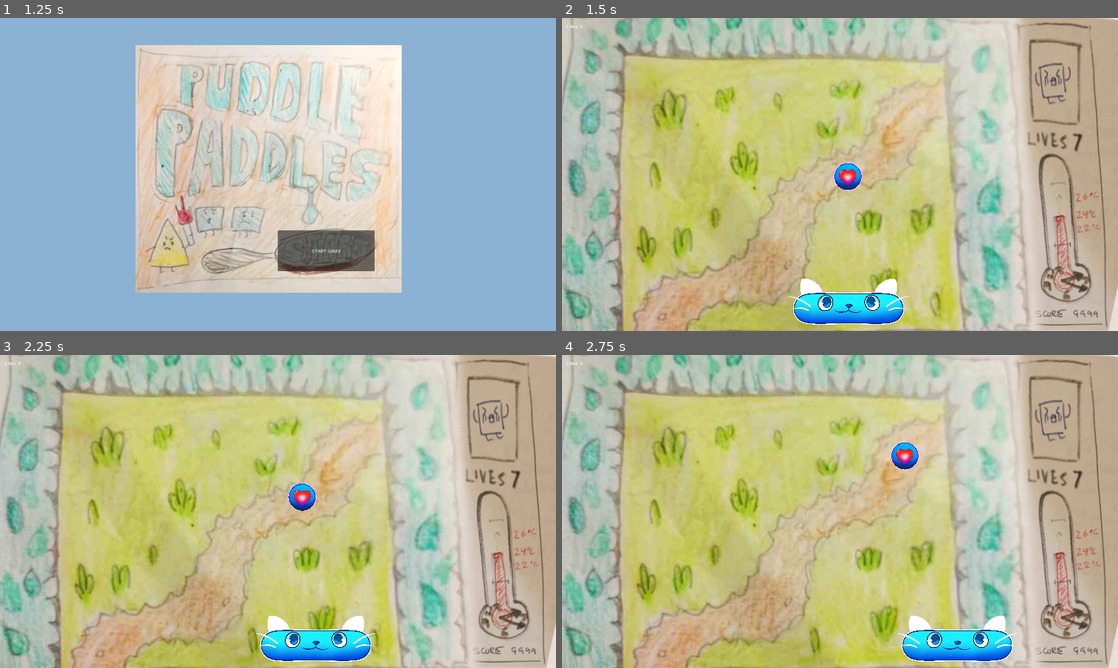
Above: before the commit, frames 1-4 (two rows, left to right).
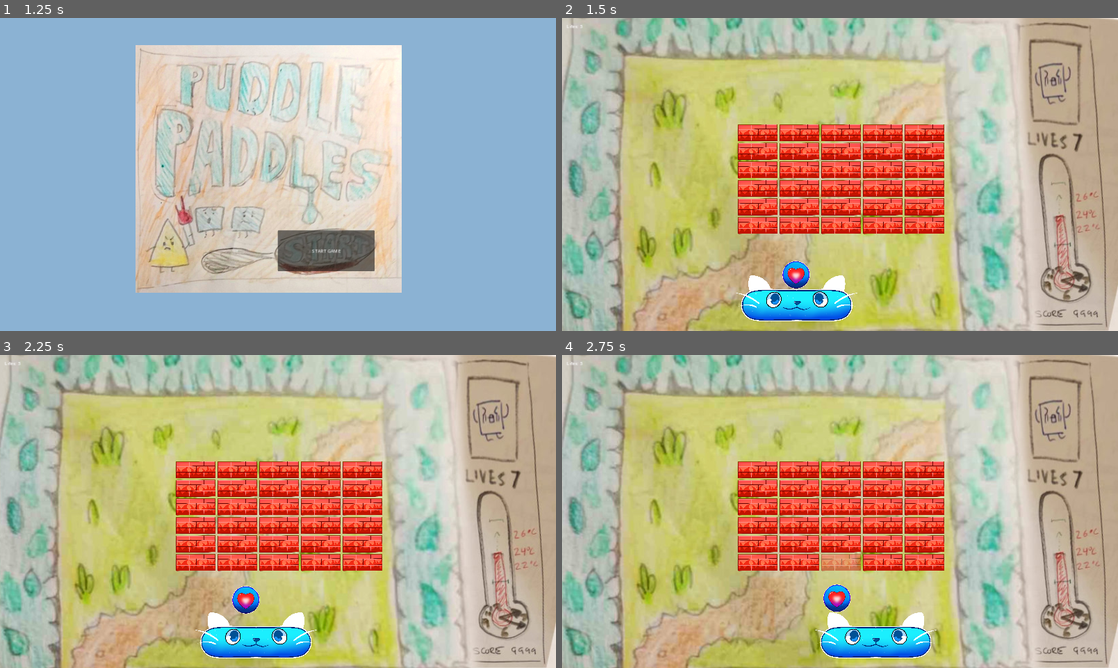
Above: after the commit, the same moments.

Repository: ColtonPhillips/uvicgamejam-24
Game: Godot game, scene res://Scenes/start_game.tscn
Same seed, same stepped clock (60 frames per second), same inputs: the game is played once before the commit and once after it.
Inputs:
- Up to frame 1 (1.25 s): click "START GAME" at 0.5 s
- Up to frame 2 (1.5 s): click "START GAME" at 1.25 s
- Up to frame 3 (2.25 s): tap Enter at 2 s; hold D (right) from 2.03 s (still down)
- Up to frame 4 (2.75 s): keep holding D (right)

Frame 1 is identical in both runs. In frame 2, 15% of the frame differs, in the area x 31-69%, y 34-98%; in frame 3, 15%; in frame 4, 16%, in the area x 31-82%, y 27-98%.

Commit message:
changed mechanics; add bricks;

Diff:
--- /dev/null
+++ b/game/Scenes/brick.tscn
@@ -0,0 +1,22 @@
+[gd_scene load_steps=4 format=3 uid="uid://bb528nmxhbibp"]
+
+[ext_resource type="Script" path="res://Scripts/brick.gd" id="1_g2qod"]
+[ext_resource type="Texture2D" uid="uid://cd5kun005xfhm" path="res://Assets/Brick.png" id="1_l6v3m"]
+
+[sub_resource type="RectangleShape2D" id="RectangleShape2D_lq55v"]
+size = Vector2(136, 56)
+
+[node name="Brick" type="RigidBody2D"]
+collision_layer = 8
+gravity_scale = 0.0
+lock_rotation = true
+freeze = true
+script = ExtResource("1_g2qod")
+
+[node name="Sprite2D" type="Sprite2D" parent="."]
+scale = Vector2(0.08, 0.08)
+texture = ExtResource("1_l6v3m")
+
+[node name="CollisionShape2D" type="CollisionShape2D" parent="."]
+position = Vector2(0, 1)
+shape = SubResource("RectangleShape2D_lq55v")
--- a/game/Scenes/main.tscn
+++ b/game/Scenes/main.tscn
@@ -6,6 +6,8 @@
 [ext_resource type="PackedScene" uid="uid://7ubiruk0qfs3" path="res://Scenes/wall.tscn" id="3_02ui3"]
 [ext_resource type="PackedScene" uid="uid://nsmn18kxladh" path="res://Scenes/death_zone.tscn" id="5_2vaho"]
 [ext_resource type="PackedScene" uid="uid://8aou10aiyrku" path="res://Scenes/ui.tscn" id="6_j0a08"]
+[ext_resource type="PackedScene" uid="uid://bb528nmxhbibp" path="res://Scenes/brick.tscn" id="7_niqie"]
+[ext_resource type="Script" path="res://Scripts/brick_spawner.gd" id="7_v0q6d"]
 
 [node name="Main" type="Node"]
 
@@ -30,15 +32,23 @@
 rotation = 1.5708
 
 [node name="Paddle" parent="." node_paths=PackedStringArray("camera") instance=ExtResource("1_gjttg")]
-position = Vector2(29, 462)
+position = Vector2(-150, 451)
 camera = NodePath("../Camera2D")
 
-[node name="Ball" parent="." node_paths=PackedStringArray("ui", "death_zone") instance=ExtResource("2_p8dgk")]
-position = Vector2(27, 7)
+[node name="Ball" parent="." node_paths=PackedStringArray("death_zone", "ui") instance=ExtResource("2_p8dgk")]
+position = Vector2(-152, 346)
+death_zone = NodePath("../DeathZone")
 ui = NodePath("../UI")
-death_zone = NodePath("../DeathZone")
 
 [node name="DeathZone" parent="." instance=ExtResource("5_2vaho")]
-position = Vector2(18, 752)
+position = Vector2(-63, 958)
 
 [node name="UI" parent="." instance=ExtResource("6_j0a08")]
+
+[node name="BrickSpawner" type="Node" parent="." node_paths=PackedStringArray("spawn_start")]
+script = ExtResource("7_v0q6d")
+brick_scene = ExtResource("7_niqie")
+spawn_start = NodePath("../Marker2D")
+
+[node name="Marker2D" type="Marker2D" parent="."]
+position = Vector2(-268, -145)
--- a/game/Scenes/paddle.tscn
+++ b/game/Scenes/paddle.tscn
@@ -3,9 +3,8 @@
 [ext_resource type="Script" path="res://Scripts/paddle.gd" id="1_edjpi"]
 [ext_resource type="Texture2D" uid="uid://b72ppepb1g2ts" path="res://Assets/PaddleCat.png" id="2_ojvxn"]
 
-[sub_resource type="CapsuleShape2D" id="CapsuleShape2D_mq0us"]
-radius = 52.5
-height = 376.0
+[sub_resource type="RectangleShape2D" id="RectangleShape2D_k37m3"]
+size = Vector2(94, 340)
 
 [node name="Paddle" type="RigidBody2D"]
 collision_layer = 2
@@ -19,4 +18,4 @@
 
 [node name="CollisionShape2D" type="CollisionShape2D" parent="."]
 rotation = 1.5708
-shape = SubResource("CapsuleShape2D_mq0us")
+shape = SubResource("RectangleShape2D_k37m3")
--- a/game/Scripts/ball.gd
+++ b/game/Scripts/ball.gd
@@ -4,16 +4,14 @@
 
 signal life_lost
 
-const VELOCITY_LIMIT = 40
+const VELOCITY_LIMIT = 100
 
-@export var ball_speed = 20
+@export var ball_speed = 17
 @export var lifes = 3
-@export var speed_up_factor = 1.01
-#@export var death_zone: DeathZone
+@export var death_zone: DeathZone
 @export var ui: UI
 
-@export var death_zone: DeathZone
-
+var speed_up_factor := 1.12
 var start_position: Vector2
 var last_collider_id
 
@@ -32,14 +30,16 @@
 		return
 
 	var collider = collision.get_collider()
-	#if collider is Brick:
-		#collider.decrease_level()
-		#
-	if (collider is Paddle):
-	#if (collider is Brick or collider is Paddle):
+	if collider is Brick:
+		collider.decrease_level()
+
+	if ( collider is Paddle):
 		ball_collision(collider)
+	elif (collider is Brick):
+		velocity = velocity.bounce(collision.get_normal())
 	else:
 		velocity = velocity.bounce(collision.get_normal())
+	print (velocity.length())
 
 
 func start_ball():
@@ -52,7 +52,6 @@
 	lifes -= 1
 	if lifes == 0:
 		ui.game_over()
-		pass
 	else:
 		life_lost.emit()
 		reset_ball()
@@ -76,14 +75,8 @@
 	var new_velocity = Vector2.ZERO
 
 	new_velocity.x = velocity_xy * collision_x
+	new_velocity.y = sqrt(absf(velocity_xy* velocity_xy - new_velocity.x * new_velocity.x)) * (-1 if velocity.y > 0 else 1)
 
-	#if collider.get_rid() == last_collider_id && collider is Brick:
-		#new_velocity.x = new_velocity.rotated(deg_to_rad(randf_range(-45, 45))).x * 10
-	#else:
-		#last_collider_id == collider.get_rid()
-	#
-	new_velocity.y = sqrt(absf(velocity_xy* velocity_xy - new_velocity.x * new_velocity.x)) * (-1 if velocity.y > 0 else 1)
-	var speed_multiplier = speed_up_factor if collider is Paddle else 1
-	var nnn = (new_velocity * speed_multiplier).limit_length(VELOCITY_LIMIT)
-	if nnn != velocity: print ("!")
-	velocity = (new_velocity * speed_multiplier).limit_length(VELOCITY_LIMIT)
+	new_velocity = new_velocity.normalized() * velocity_xy
+
+	velocity = (new_velocity * speed_up_factor).limit_length(VELOCITY_LIMIT)
--- /dev/null
+++ b/game/Scripts/brick.gd
@@ -0,0 +1,47 @@
+extends RigidBody2D
+
+class_name Brick
+
+signal brick_destroyed
+
+var level = 1
+
+@onready var sprite_2d = $Sprite2D
+@onready var collision_shape_2d = $CollisionShape2D
+
+#var sprites: Array[Texture2D] = [
+	#preload("res://Assets/Brick-Yellow.png"),
+	#preload("res://Assets/Brick-Blue.png"),
+	#preload("res://Assets/Brick-Orange.png"),
+	#preload("res://Assets/Brick-Green.png"),
+	#preload("res://Assets/Brick-Gray.png"),
+	#preload("res://Assets/Brick-Red.png")
+#]
+
+func get_size():
+	return collision_shape_2d.shape.get_rect().size
+
+
+func set_level(new_level: int):
+	level = new_level
+	#sprite_2d.texture = sprites[new_level - 1]
+
+func decrease_level():
+	if level > 1:
+		set_level(level - 1)
+	else:
+		fade_out()
+
+
+func fade_out():
+	collision_shape_2d.disabled = true
+	var tween = get_tree().create_tween()
+	tween.tween_property(sprite_2d, "modulate", Color.TRANSPARENT, .5)
+	tween.tween_callback(destroy)
+
+func destroy():
+	queue_free()
+	brick_destroyed.emit()
+
+func get_width():
+	return get_size().x
--- /dev/null
+++ b/game/Scripts/brick_spawner.gd
@@ -0,0 +1,77 @@
+extends Node
+
+class_name BrickSpawner
+
+const COLUMNS = 5
+const ROWS = 6
+
+@onready var ball = $"../Ball" as Ball
+@onready var ui = $"../UI" as UI
+
+@export var brick_scene: PackedScene
+@export var margin: Vector2 = Vector2(8,8)
+@export var spawn_start: Marker2D
+
+var brick_count = 0
+
+ #Called when the node enters the scene tree for the first time.
+func _ready():
+	#print(LevelDefinitions)
+	#spawn_from_defintion(LevelDefinitions.get_current_level())
+	spawn()
+
+func spawn():
+	var test_brick = brick_scene.instantiate() as Brick
+	add_child(test_brick)
+	var brick_size = test_brick.get_size()
+	test_brick.queue_free()
+
+	var row_width = brick_size.x * COLUMNS + margin.x * (COLUMNS - 1)
+	var spawn_position_x = (-row_width  + brick_size.x  + margin.x) / 2
+	var spawn_position_y = spawn_start.position.y
+
+	for i in ROWS:
+		for j in COLUMNS:
+			var brick = brick_scene.instantiate() as Brick
+			add_child(brick)
+			brick.set_level(1)
+			#brick.set_level(ROWS - i)
+			var x = spawn_position_x + j * (margin.x + brick.get_size().x )
+			var y = spawn_position_y + i * (margin.y + brick.get_size().y )
+			brick.set_position(Vector2(x, y))
+			brick.brick_destroyed.connect(on_brick_destroyed)
+			brick_count += 1
+
+func spawn_from_defintion(level_defintion):
+	var test_brick = brick_scene.instantiate() as Brick
+	add_child(test_brick)
+	var brick_size = test_brick.get_size()
+	test_brick.queue_free()
+
+	var rows = level_defintion.size()
+	var columns = level_defintion[0].size()
+
+
+	var row_width = brick_size.x * columns + margin.x * (columns - 1)
+	var spawn_position_x = (-row_width  + brick_size.x  + margin.x) / 2
+	var spawn_position_y = spawn_start.position.y
+
+	for i in rows:
+		for j in columns:
+			if level_defintion[i][j] == 0:
+				continue
+
+			var brick = brick_scene.instantiate() as Brick
+			add_child(brick)
+			brick.set_level(level_defintion[i][j])
+			var x = spawn_position_x + j * (margin.x + brick.get_size().x )
+			var y = spawn_position_y + i * (margin.y + brick.get_size().y )
+			brick.set_position(Vector2(x, y))
+			brick.brick_destroyed.connect(on_brick_destroyed)
+			brick_count += 1
+
+func on_brick_destroyed():
+	brick_count -= 1
+	if brick_count == 0:
+		ball.reset_ball()
+		#ui.on_level_won()
--- a/game/Scripts/paddle.gd
+++ b/game/Scripts/paddle.gd
@@ -2,28 +2,28 @@
 
 class_name Paddle
 
-var direction := Vector2.ZERO
+var direction = Vector2.ZERO
 var camera_rect: Rect2
 var half_paddle_width: float
-var is_ball_started := false
+var is_ball_started = false
 
-@export var speed := 550
+@export var speed = 400
 @export var camera: Camera2D
 
 @onready var ball = $"../Ball" as Ball
-@onready var collision_shape_2d: CollisionShape2D = $CollisionShape2D
+@onready var collision_shape_2d = $CollisionShape2D
 
 func _ready():
 	ball.life_lost.connect(on_ball_lost)
 	camera_rect = camera.get_viewport_rect()
-	half_paddle_width = collision_shape_2d.shape.get_rect().size.y / 2 * scale.y
+	half_paddle_width = collision_shape_2d.shape.get_rect().size.x / 2 * scale.x
 
 func _physics_process(delta):
 	linear_velocity = speed * direction
 
 func _process(delta):
-	var camera_start_x := camera.position.x - camera_rect.size.x / 2
-	var camera_end_x := camera_start_x + camera_rect.size.x
+	var camera_start_x = camera.position.x - camera_rect.size.x / 2
+	var camera_end_x = camera_start_x + camera_rect.size.x
 
 	if global_position.x - half_paddle_width < camera_start_x:
 		global_position.x = camera_start_x + half_paddle_width
--- a/game/Scripts/ui.gd
+++ b/game/Scripts/ui.gd
@@ -1,25 +1,24 @@
 extends CanvasLayer
 
 class_name UI
-
-@onready var game_lost_container: CenterContainer = $GameLostContainer
 @onready var lifes_label: Label = %LifesLabel
 
-# Called when the node enters the scene tree for the first time.
-func _ready() -> void:
-	pass # Replace with function body.
-
-
-# Called every frame. 'delta' is the elapsed time since the previous frame.
-func _process(delta: float) -> void:
-	pass
+@onready var game_lost_container = $GameLostContainer
+#@onready var level_won_container = $LevelWonContainer
 
 func set_lifes(lifes: int):
 	lifes_label.text = "Lifes: %d" % lifes
 
-
 func game_over():
 	game_lost_container.show()
 
-func _on_game_lost_button_pressed() -> void:
+func _on_game_lost_button_pressed():
 	get_tree().reload_current_scene()
+
+func on_level_won():
+	#level_won_container.show()
+	get_tree().reload_current_scene()
+
+func _on_level_won_button_pressed():
+	#LevelDefinitions.current_level = 2
+	get_tree().reload_current_scene()
Binary file added: game/Assets/Brick.png
Not shown, added: game/Assets/Brick.png.import
Not shown: 1 places in game/Scenes/main.tscn that only renumber resources
